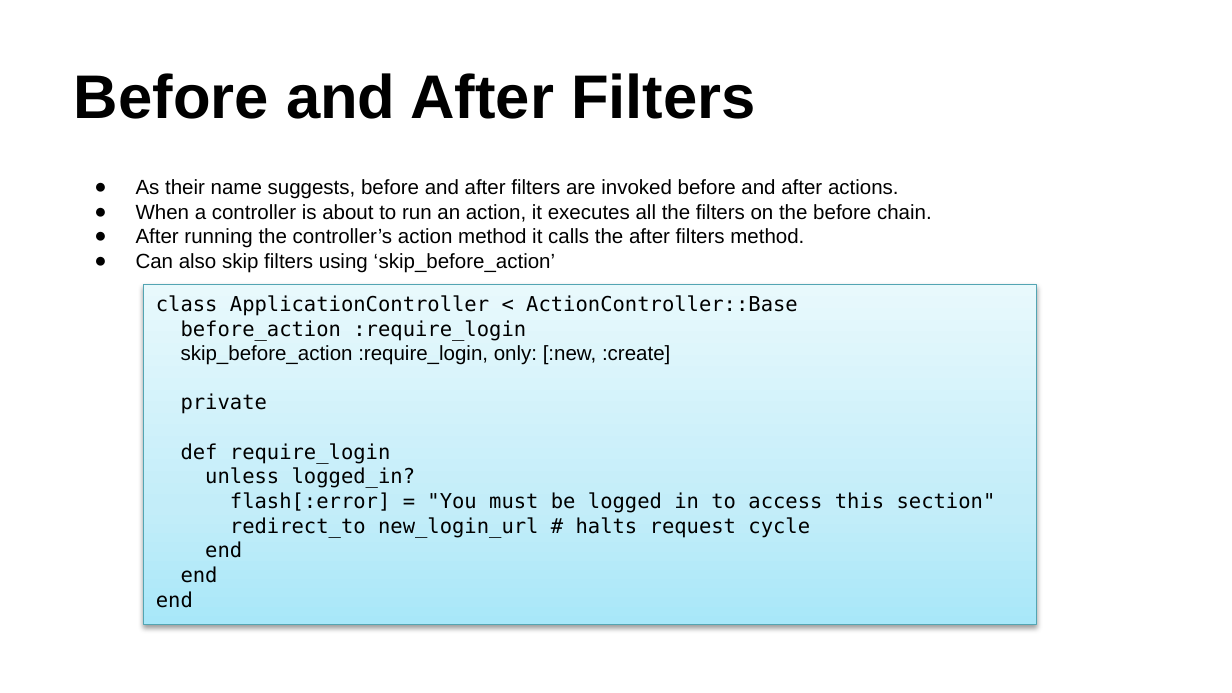
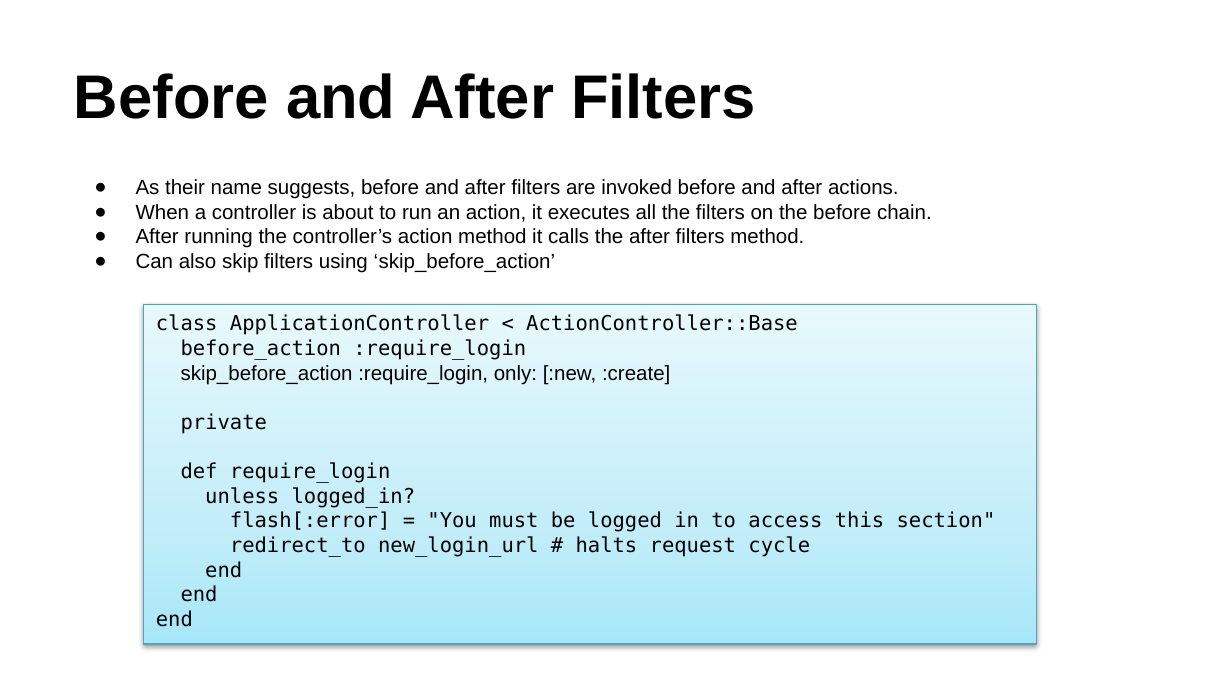
Before and after one commit to rubypool/rails-training-material, a slide deck: slide 9 of Ruby_On_Rails_Deck-Controller.pptx. Drawn at 1232x693 pixels with LibreOffice and Linux fonts; fonts in the diff are those of the drawing. Boxes give left, top, right and bottom in pixels: in the first picture for what was removed or moved away, otherwise in the second. Text is boxed around its words. In the diff, an @@ line names an element or a change of style, - is before the commit and + after.

Commit message:
Updated the deck

```diff
--- a/Ruby_On_Rails_Deck-Controller.pptx
+++ b/Ruby_On_Rails_Deck-Controller.pptx
@@ rectangle "class ApplicationController < ActionController::Base" moved from (x1=144, y1=285, x2=1037, y2=625) to (x1=144, y1=304, x2=1037, y2=644) @@
```
Also in this commit, not shown: 1 other slide changed, 1 slide removed, 1 other file.
